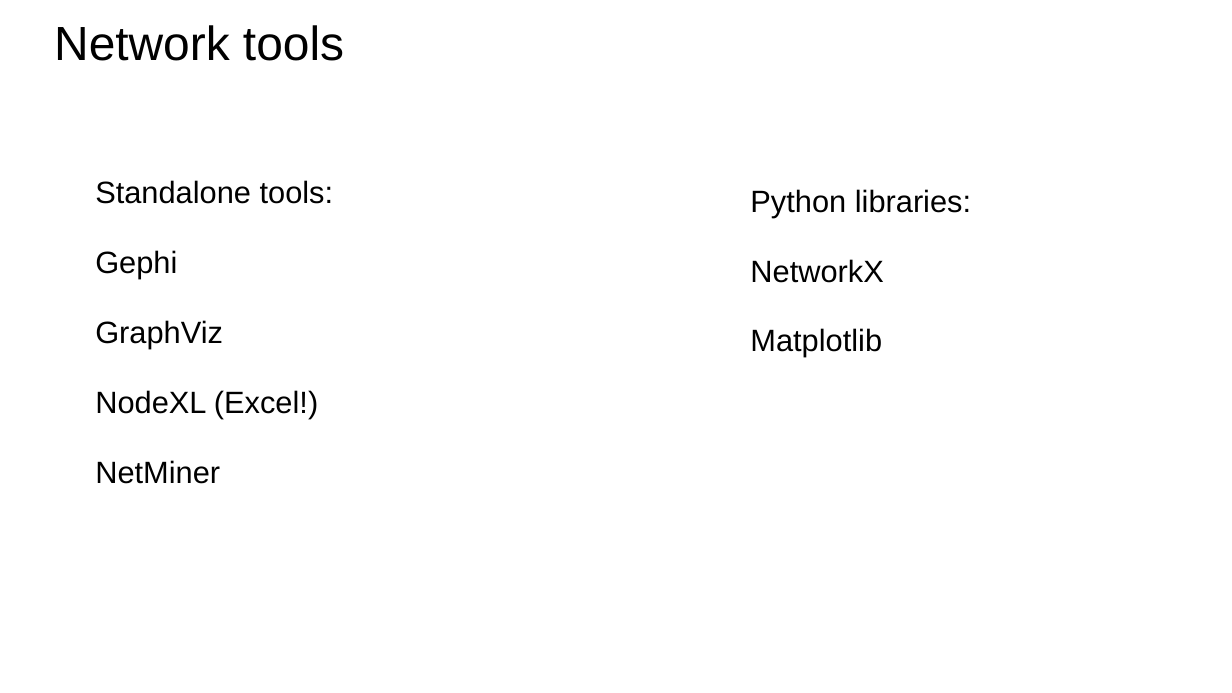
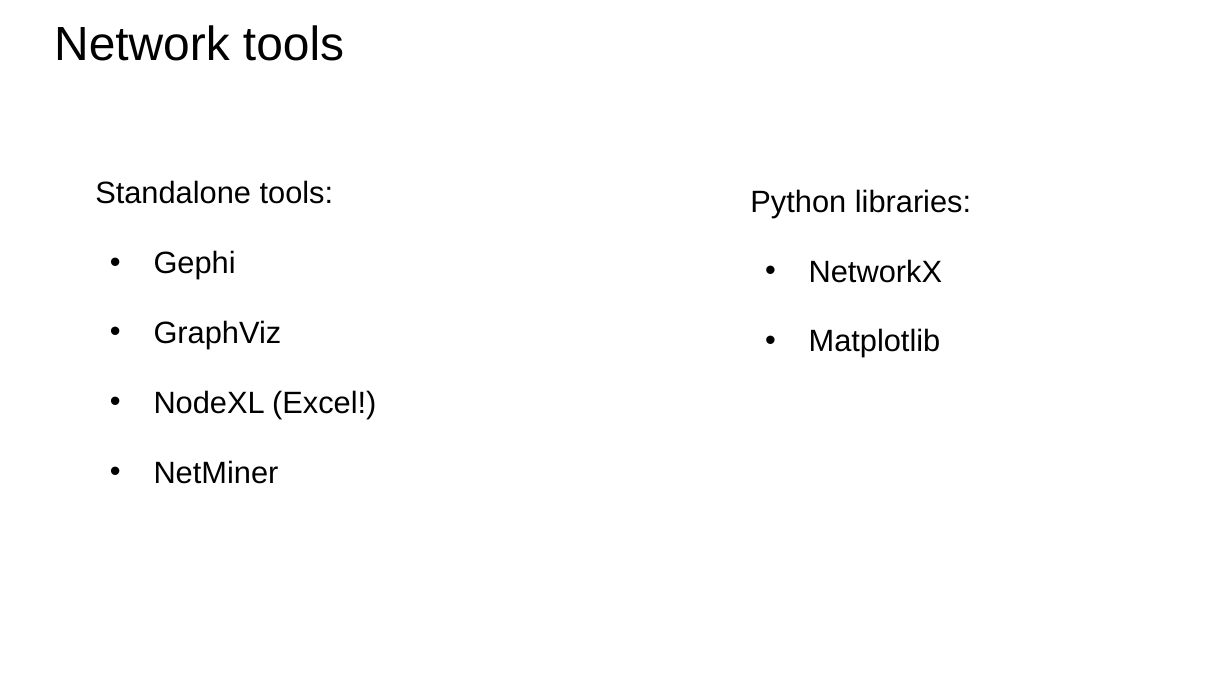
Before and after one commit to bodacea/datascienceforbeginners, a slide deck: slide 13 of Session 09 Learning Relationships.ppt (slide 12 before the commit). Drawn at 1232x693 pixels with LibreOffice and Linux fonts; fonts in the diff are those of the drawing. Boxes give left, top, right and bottom in pixels: in the first picture for what was removed or moved away, otherwise in the second. Text is boxed around its words. In the diff, an @@ line names an element or a change of style, - is before the commit and + after.

```diff
--- a/Session 09 Learning Relationships.ppt
+++ b/Session 09 Learning Relationships.ppt
@@ text at box(154, 250, 376, 484): bullet none to • @@
@@ text at box(809, 259, 942, 357): bullet none to • @@
```
Also in this commit, not shown: 12 other slides changed, 2 slides added, 1 slide removed.
